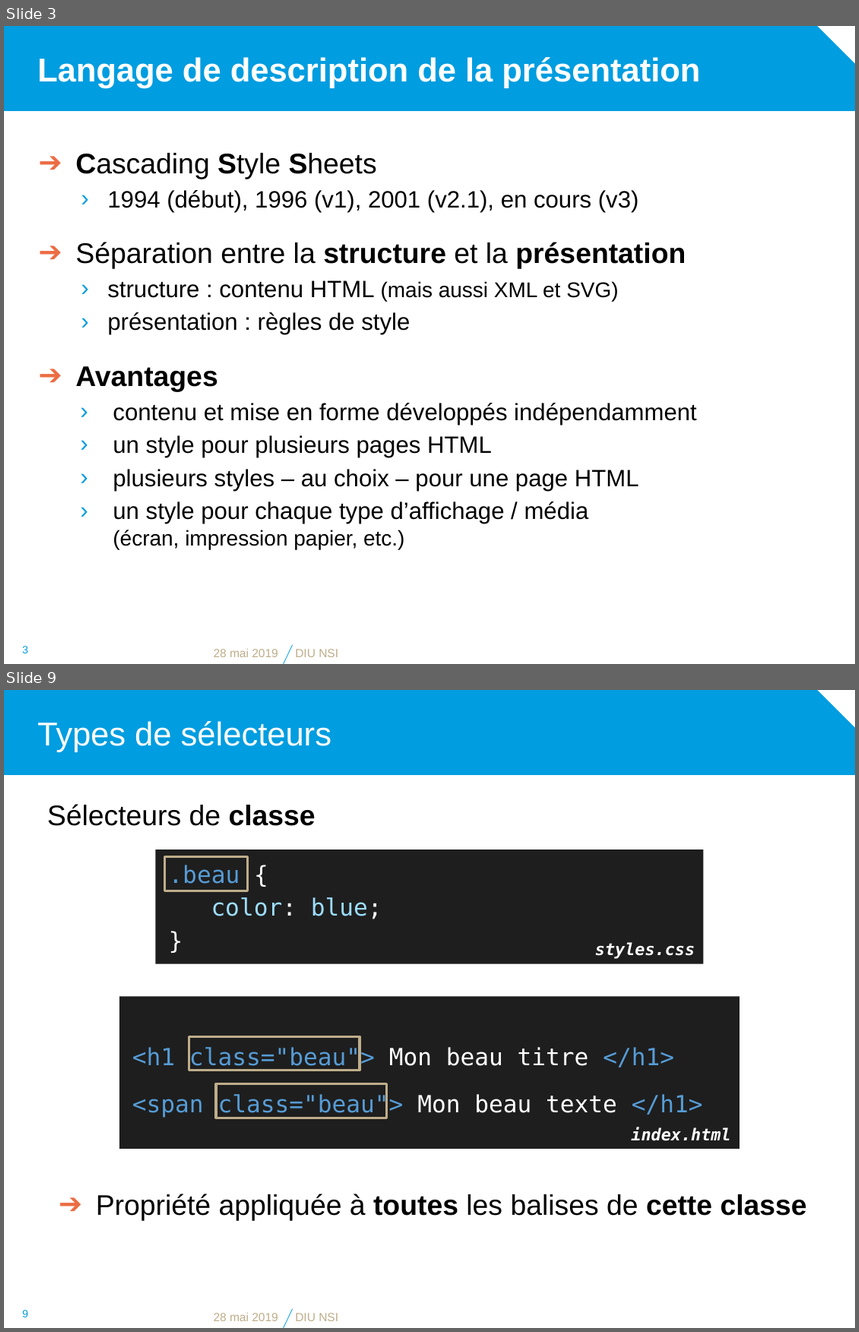
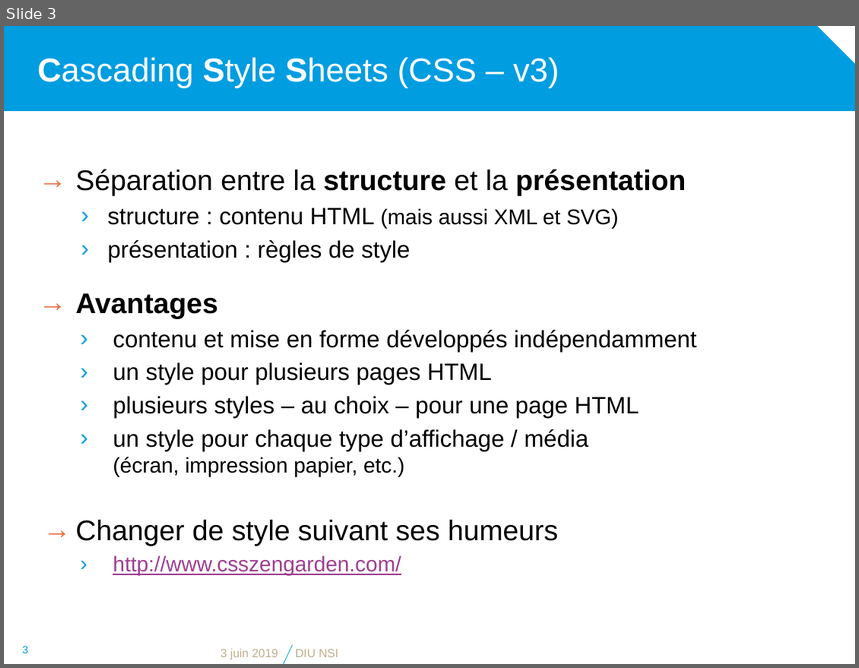
Before and after one commit to diu-uf-bordeaux/bloc1, a slide deck: web/3-CSS/css.pptx. Shown one above the other, each under a label of ours: slides 3 and 9 before the commit, slide 3 after it; the slides between them are not shown. The pictures are 859x1332 and 859x668 pixels, drawn with LibreOffice and Linux fonts; fonts in the diff are those of the drawing; background and template pictures are left out. Boxes give left, top, right and bottom in pixels: in the first picture for what was removed or moved away, otherwise in the second. Text is boxed around its words. In the diff, an @@ line names an element or a change of style, - is before the commit and + after.

```diff
--- a/web/3-CSS/css.pptx
+++ b/web/3-CSS/css.pptx
@@ slide 9 removed at [4, 690, 855, 1328], background #FFFFFF; not listed: 2 template elements that a slide beside it also shows @@
@@ title removed at [37, 721, 332, 752] @@
-Types de sélecteurs
@@ text removed at [47, 804, 316, 826] @@
-Sélecteurs de classe
@@ text removed at [155, 850, 704, 965] @@
-.beau {
-color: blue;
-}
@@ rectangle removed at [165, 857, 247, 891] @@
@@ text removed at [595, 942, 695, 959] @@
-styles.css
@@ rectangle removed at [120, 996, 740, 1149] @@
-<h1 class="beau"> Mon beau titre </h1>
-<span class="beau"> Mon beau texte </h1>
@@ rectangle removed at [189, 1037, 360, 1071] @@
@@ rectangle removed at [216, 1084, 387, 1118] @@
@@ text removed at [631, 1127, 731, 1141] @@
-index.html
@@ text removed at [96, 1194, 807, 1220] @@
-➔ Propriété appliquée à toutes les balises de cette classe
@@ page number removed at [22, 1310, 28, 1318] @@
-9
@@ text removed at [214, 1313, 278, 1322] @@
-28 mai 2019
@@ text removed at [295, 1313, 338, 1322] @@
-DIU NSI
@@ slide 3 changed as well @@
@@ title at [37, 57, 559, 88]: text changed; bold off @@
-Langage de description de la présentation
+Cascading Style Sheets (CSS – v3)
@@ text at [75, 153, 639, 212]: paragraphs removed @@
-➔ Cascading Style Sheets
-  › 1994 (début), 1996 (v1), 2001 (v2.1), en cours (v3)
@@ text at [75, 169, 686, 319]: bullet ➔ to → @@
@@ text at [75, 520, 558, 576]: paragraphs added @@
+→ Changer de style suivant ses humeurs
+  › http://www.csszengarden.com/
@@ text at [221, 649, 278, 660]: text changed @@
-28 mai 2019
+3 juin 2019
```
Also in this commit, not shown: 8 other slides changed, 11 slides added, 4 other slides removed, 1 other file.
